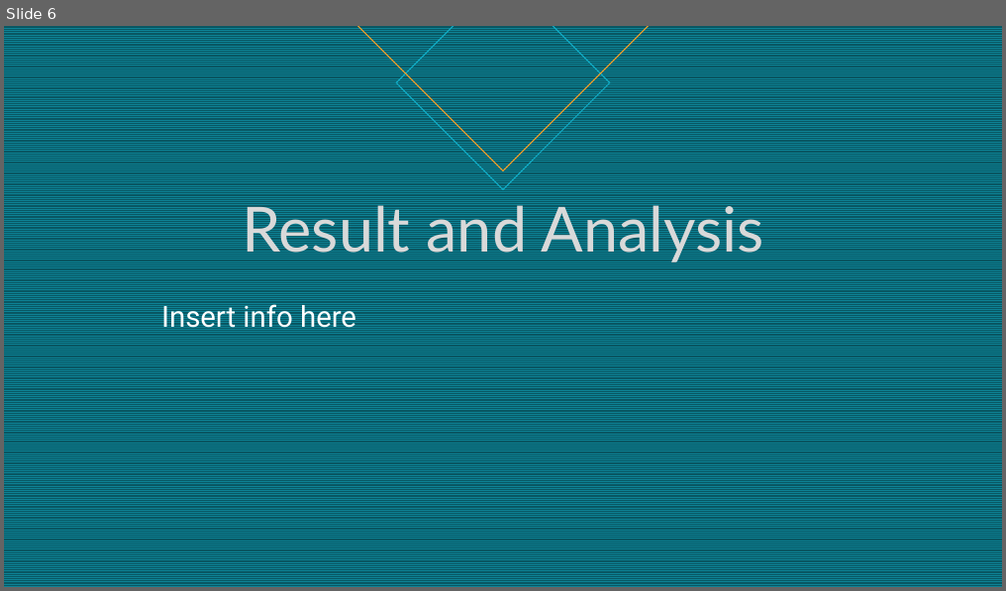
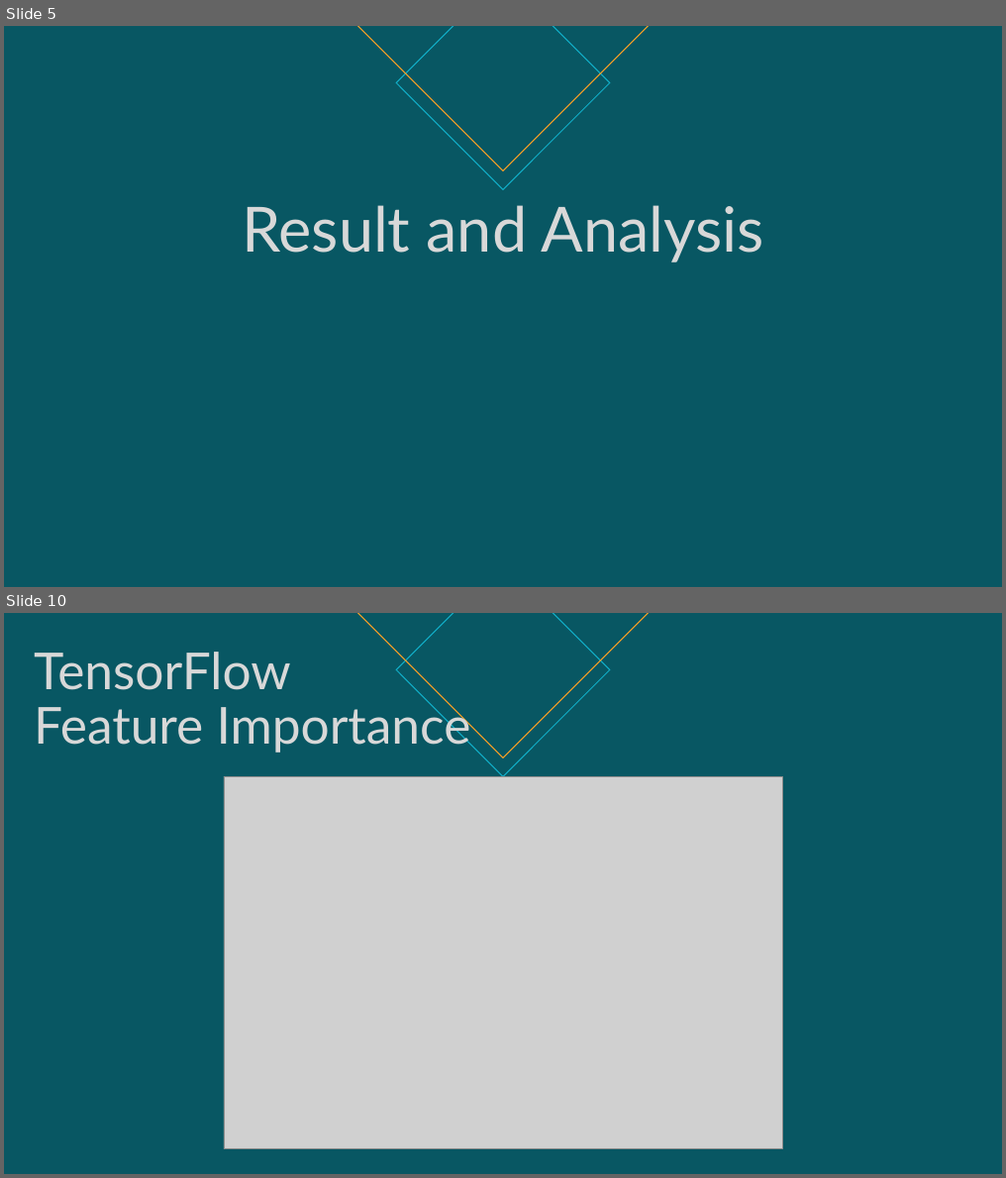
Before and after one commit to rtatat/bank-customer-churn, a slide deck: Bank Customer Churn Analysis.pptx. Shown one above the other, each under a label of ours: slide 6 before the commit, slides 5 and 10 after it; the slides between them are not shown. The pictures are 1006x591 and 1006x1178 pixels, drawn with LibreOffice and Linux fonts; fonts in the diff are those of the drawing; grey boxes stand for pictures. Boxes give left, top, right and bottom in pixels: in the first picture for what was removed or moved away, otherwise in the second. Text is boxed around its words. In the diff, an @@ line names an element or a change of style, - is before the commit and + after.

```diff
--- a/Bank Customer Churn Analysis.pptx
+++ b/Bank Customer Churn Analysis.pptx
@@ slide 10 added at bbox=[4, 613, 1002, 1174], background #085763 @@
@@ diamond added at bbox=[358, 613, 648, 758], outline #F59F26 1 pt @@
@@ diamond added at bbox=[396, 613, 610, 776], outline #11AEC7 1 pt @@
@@ title added at bbox=[34, 652, 471, 753], 49 pt, text #D8D8D8 @@
+TensorFlow
+Feature Importance
@@ picture added at bbox=[224, 777, 782, 1150] @@
@@ what was slide 6 is now slide 5 @@
@@ slide 5 changed as well @@
@@ background pattern #0D8295 on #085764 to #085763 @@
@@ title "Result and Analysis" at bbox=[242, 205, 763, 263]: text colour #D9D9D9 to #D8D8D8 @@
@@ text removed at bbox=[161, 301, 356, 335] @@
-Insert info here
```
Also in this commit, not shown: 4 other slides changed, 7 other slides added, 4 slides removed.
